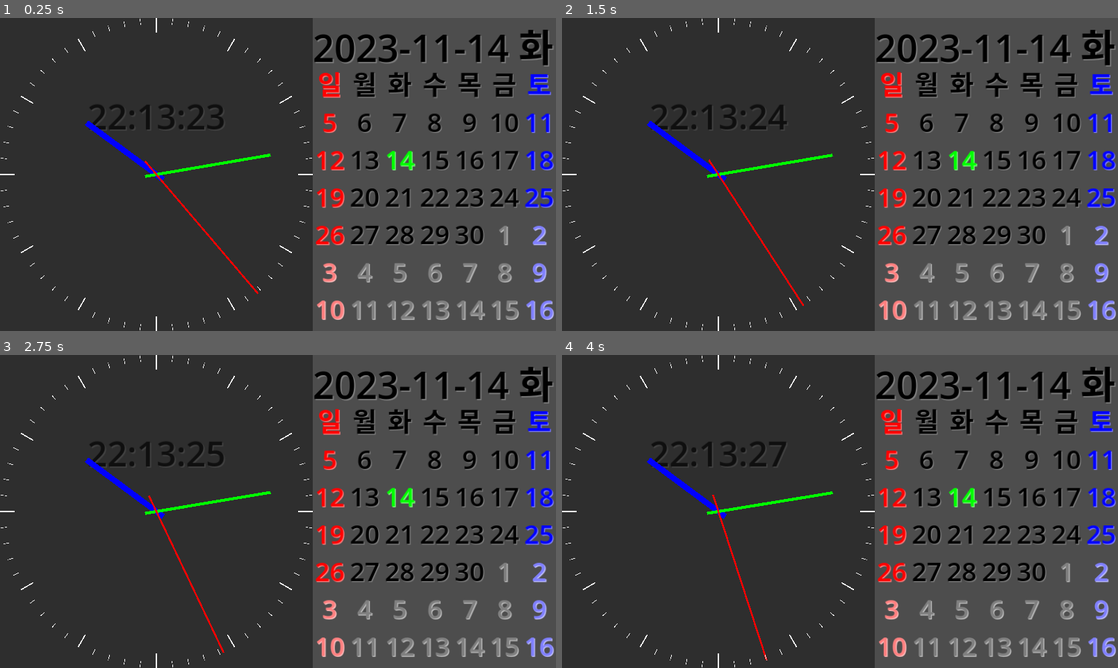
Above: before the commit, frames 1-4 (two rows, left to right).
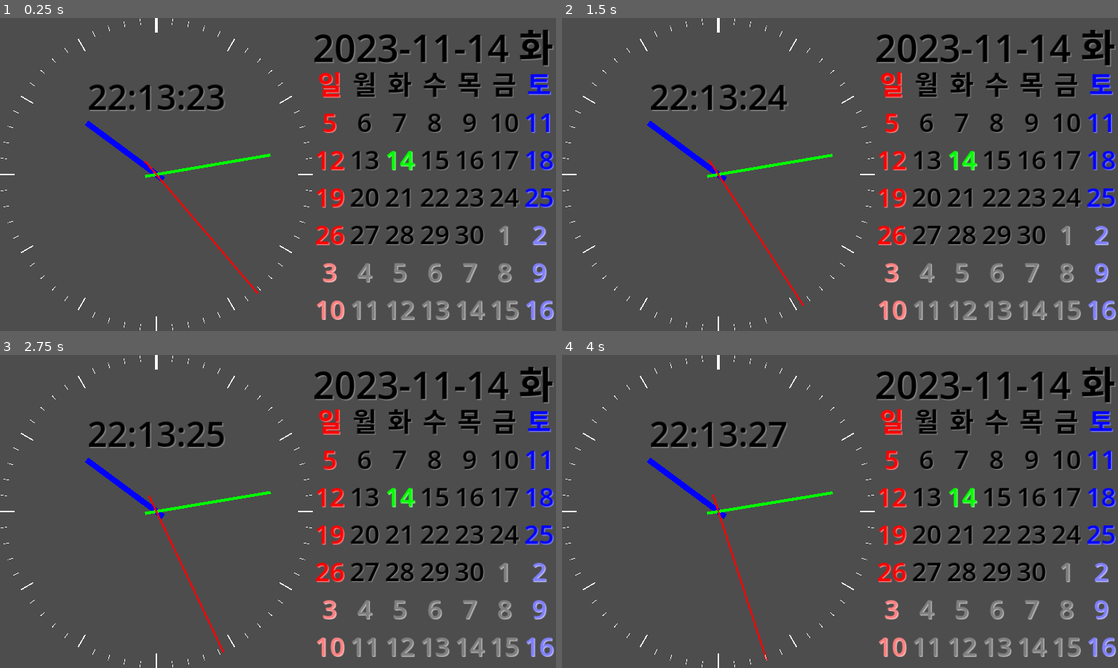
Above: after the commit, the same moments.

Repository: kasworld/gd4analogclockcal
Game: Godot game, scene res://main.tscn
The game is run twice, just before and just after one commit, with the same random seed, the same clock (stepped at 60 frames per second) and the same inputs.
Inputs:
- Up to frame 1 (0.25 s): no input
- Up to frame 2 (1.5 s): no input
- Up to frame 3 (2.75 s): no input
- Up to frame 4 (4 s): no input

The runs differ from the first frame. In frame 1, 55% of the frame differs, in the area x 0-57%, y 0-100%; in frame 2, 55%; in frame 3, 55%; in frame 4, 55%.

Commit message:
split timelabel, change clock bg

Diff:
--- a/analog_clock.gd
+++ b/analog_clock.gd
@@ -1,40 +1,29 @@
 extends Node2D
 
-func new_hour_clock_face(rad :float)->ColorRect:
-	var w = 4
+func new_clock_face(rad :float, w , l )->ColorRect:
 	var cr = ColorRect.new()
-	cr.size = Vector2(w, 50)
+	cr.size = Vector2(w, l)
 	cr.position = Vector2(540-w/2, 0)
 	cr.rotation = rad
 	cr.pivot_offset = Vector2(w/2,540)
 	return cr
 
-func new_minute_clock_face(rad :float)->ColorRect:
-	var w = 2
-	var cr = ColorRect.new()
-	cr.size = Vector2(w, 20)
-	cr.position = Vector2(540-w/2, 0)
-	cr.rotation = rad
-	cr.pivot_offset = Vector2(w/2,540)
-	return cr
-
-func setfontshadow(o, fontcolor,offset):
-	o.add_theme_color_override("font_color", fontcolor )
-	o.add_theme_color_override("font_shadow_color", fontcolor.lightened(0.5) )
-	o.add_theme_constant_override("shadow_offset_x",offset)
-	o.add_theme_constant_override("shadow_offset_y",offset)
-
 # Called when the node enters the scene tree for the first time.
 func _ready() -> void:
-	setfontshadow($LabelTime, Color.BLACK, 4)
-
-	for i in range(0,12):
-		var cr = new_hour_clock_face(hour2rad(i))
-		$Panel.add_child(cr)
 
 	for i in range(0,60):
-		var cr = new_minute_clock_face(minute2rad(i))
-		$Panel.add_child(cr)
+		if i == 0:
+			var cr = new_clock_face(minute2rad(i), 10, 50)
+			add_child(cr)
+		elif i % 15 ==0:
+			var cr = new_clock_face(minute2rad(i), 6, 50)
+			add_child(cr)
+		elif i % 5 == 0 :
+			var cr = new_clock_face(minute2rad(i), 4, 50)
+			add_child(cr)
+		else :
+			var cr = new_clock_face(minute2rad(i), 2, 20)
+			add_child(cr)
 
 
 # Called every frame. 'delta' is the elapsed time since the previous frame.
@@ -45,10 +34,9 @@
 	var ms = Time.get_unix_time_from_system()
 	ms = ms - int(ms)
 	var timeNowDict = Time.get_datetime_dict_from_system()
-	$LabelTime.text = "%02d:%02d:%02d" % [timeNowDict["hour"] , timeNowDict["minute"] ,timeNowDict["second"]  ]
-	$Panel/SecondHand.rotation = second2rad(timeNowDict["second"]) + ms2rad(ms)
-	$Panel/MinuteHand.rotation = minute2rad(timeNowDict["minute"]) + second2rad(timeNowDict["second"]) / 60
-	$Panel/HourHand.rotation = hour2rad(timeNowDict["hour"]) + minute2rad(timeNowDict["minute"]) /12
+	$SecondHand.rotation = second2rad(timeNowDict["second"]) + ms2rad(ms)
+	$MinuteHand.rotation = minute2rad(timeNowDict["minute"]) + second2rad(timeNowDict["second"]) / 60
+	$HourHand.rotation = hour2rad(timeNowDict["hour"]) + minute2rad(timeNowDict["minute"]) /12
 
 func ms2rad(ms)->float:
 	return 2.0*PI/60*ms
--- a/analog_clock.tscn
+++ b/analog_clock.tscn
@@ -1,39 +1,11 @@
-[gd_scene load_steps=3 format=3 uid="uid://66uu15vflcpu"]
+[gd_scene load_steps=2 format=3 uid="uid://66uu15vflcpu"]
 
 [ext_resource type="Script" path="res://analog_clock.gd" id="1_a26px"]
-
-[sub_resource type="Theme" id="Theme_qjoby"]
-default_font_size = 120
 
 [node name="AnalogClock" type="Node2D"]
 script = ExtResource("1_a26px")
 
-[node name="LabelTime" type="Label" parent="."]
-anchors_preset = 8
-anchor_left = 0.5
-anchor_top = 0.5
-anchor_right = 0.5
-anchor_bottom = 0.5
-offset_left = 540.0
-offset_top = 270.0
-offset_right = 541.0
-offset_bottom = 407.0
-grow_horizontal = 2
-grow_vertical = 2
-size_flags_horizontal = 3
-size_flags_vertical = 6
-theme = SubResource("Theme_qjoby")
-horizontal_alignment = 1
-vertical_alignment = 1
-
-[node name="Panel" type="Panel" parent="."]
-offset_right = 1080.0
-offset_bottom = 1080.0
-size_flags_horizontal = 3
-size_flags_vertical = 3
-
-[node name="HourHand" type="ColorRect" parent="Panel"]
-layout_mode = 0
+[node name="HourHand" type="ColorRect" parent="."]
 offset_left = 530.0
 offset_top = 240.0
 offset_right = 550.0
@@ -41,8 +13,7 @@
 pivot_offset = Vector2(10, 300)
 color = Color(0, 0, 1, 1)
 
-[node name="MinuteHand" type="ColorRect" parent="Panel"]
-layout_mode = 0
+[node name="MinuteHand" type="ColorRect" parent="."]
 offset_left = 535.0
 offset_top = 140.0
 offset_right = 545.0
@@ -50,8 +21,7 @@
 pivot_offset = Vector2(5, 400)
 color = Color(0, 1, 0, 1)
 
-[node name="SecondHand" type="ColorRect" parent="Panel"]
-layout_mode = 0
+[node name="SecondHand" type="ColorRect" parent="."]
 offset_left = 537.0
 offset_right = 543.0
 offset_bottom = 600.0
--- a/main.tscn
+++ b/main.tscn
@@ -1,10 +1,14 @@
-[gd_scene load_steps=4 format=3 uid="uid://btxtva4j47rfm"]
+[gd_scene load_steps=5 format=3 uid="uid://btxtva4j47rfm"]
 
 [ext_resource type="PackedScene" uid="uid://66uu15vflcpu" path="res://analog_clock.tscn" id="1_eyl4w"]
 [ext_resource type="PackedScene" uid="uid://b1m11n5rm2gh7" path="res://calendar.tscn" id="2_4ure6"]
 [ext_resource type="PackedScene" uid="uid://b50xiuiysska8" path="res://date_label.tscn" id="2_4yof7"]
+[ext_resource type="PackedScene" uid="uid://cwmx6m8hhfxdx" path="res://time_label.tscn" id="4_7h3nq"]
 
 [node name="Main" type="Node2D"]
+
+[node name="TimeLabel" parent="." instance=ExtResource("4_7h3nq")]
+position = Vector2(540, 270)
 
 [node name="AnalogClock" parent="." instance=ExtResource("1_eyl4w")]
 
--- /dev/null
+++ b/time_label.gd
@@ -0,0 +1,21 @@
+extends Node2D
+
+func setfontshadow(o, fontcolor,offset):
+	o.add_theme_color_override("font_color", fontcolor )
+	o.add_theme_color_override("font_shadow_color", fontcolor.lightened(0.5) )
+	o.add_theme_constant_override("shadow_offset_x",offset)
+	o.add_theme_constant_override("shadow_offset_y",offset)
+
+# Called when the node enters the scene tree for the first time.
+func _ready() -> void:
+	setfontshadow($LabelTime, Color.BLACK, 4)
+	_on_timer_timeout()
+
+# Called every frame. 'delta' is the elapsed time since the previous frame.
+func _process(delta: float) -> void:
+	pass
+
+var oldDateUpdate = {"day":0} # datetime dict
+func _on_timer_timeout() -> void:
+	var timeNowDict = Time.get_datetime_dict_from_system()
+	$LabelTime.text = "%02d:%02d:%02d" % [timeNowDict["hour"] , timeNowDict["minute"] ,timeNowDict["second"]  ]
--- /dev/null
+++ b/time_label.tscn
@@ -0,0 +1,30 @@
+[gd_scene load_steps=3 format=3 uid="uid://cwmx6m8hhfxdx"]
+
+[ext_resource type="Script" path="res://time_label.gd" id="1_0oe0p"]
+
+[sub_resource type="Theme" id="Theme_7tur1"]
+default_font_size = 120
+
+[node name="TimeLabel" type="Node2D"]
+script = ExtResource("1_0oe0p")
+
+[node name="Timer" type="Timer" parent="."]
+autostart = true
+
+[node name="LabelTime" type="Label" parent="."]
+anchors_preset = 8
+anchor_left = 0.5
+anchor_top = 0.5
+anchor_right = 0.5
+anchor_bottom = 0.5
+offset_left = -20.0
+offset_top = -82.5
+offset_right = 20.0
+offset_bottom = 82.5
+grow_horizontal = 2
+grow_vertical = 2
+theme = SubResource("Theme_7tur1")
+horizontal_alignment = 1
+vertical_alignment = 1
+
+[connection signal="timeout" from="Timer" to="." method="_on_timer_timeout"]
